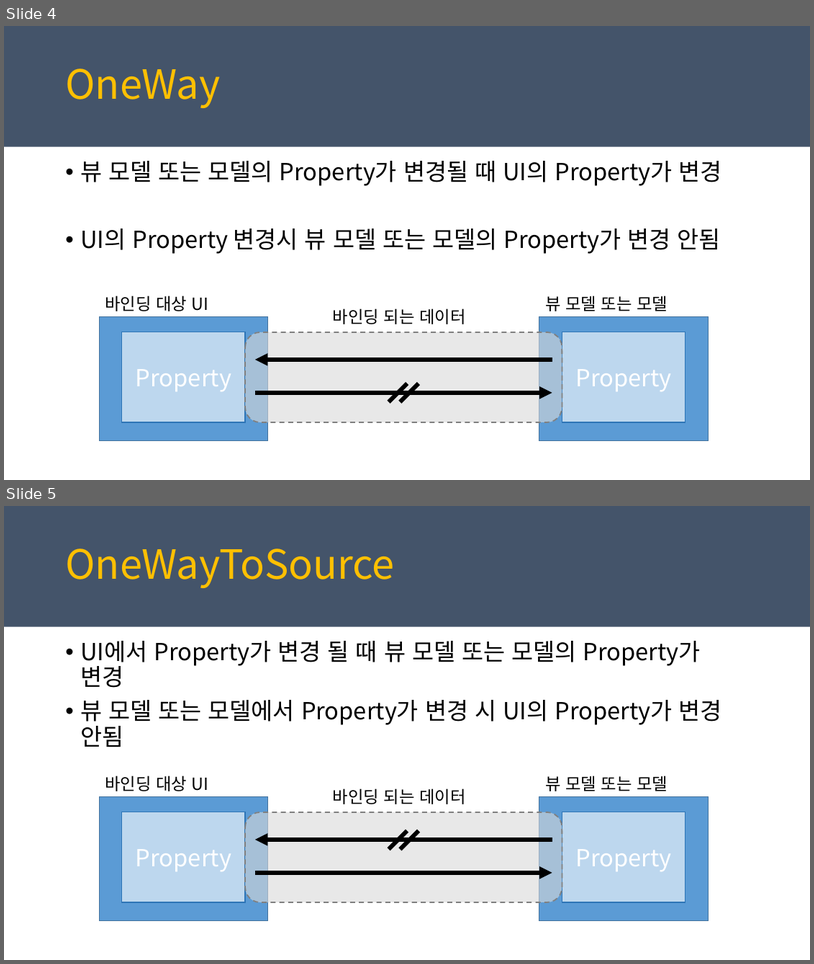
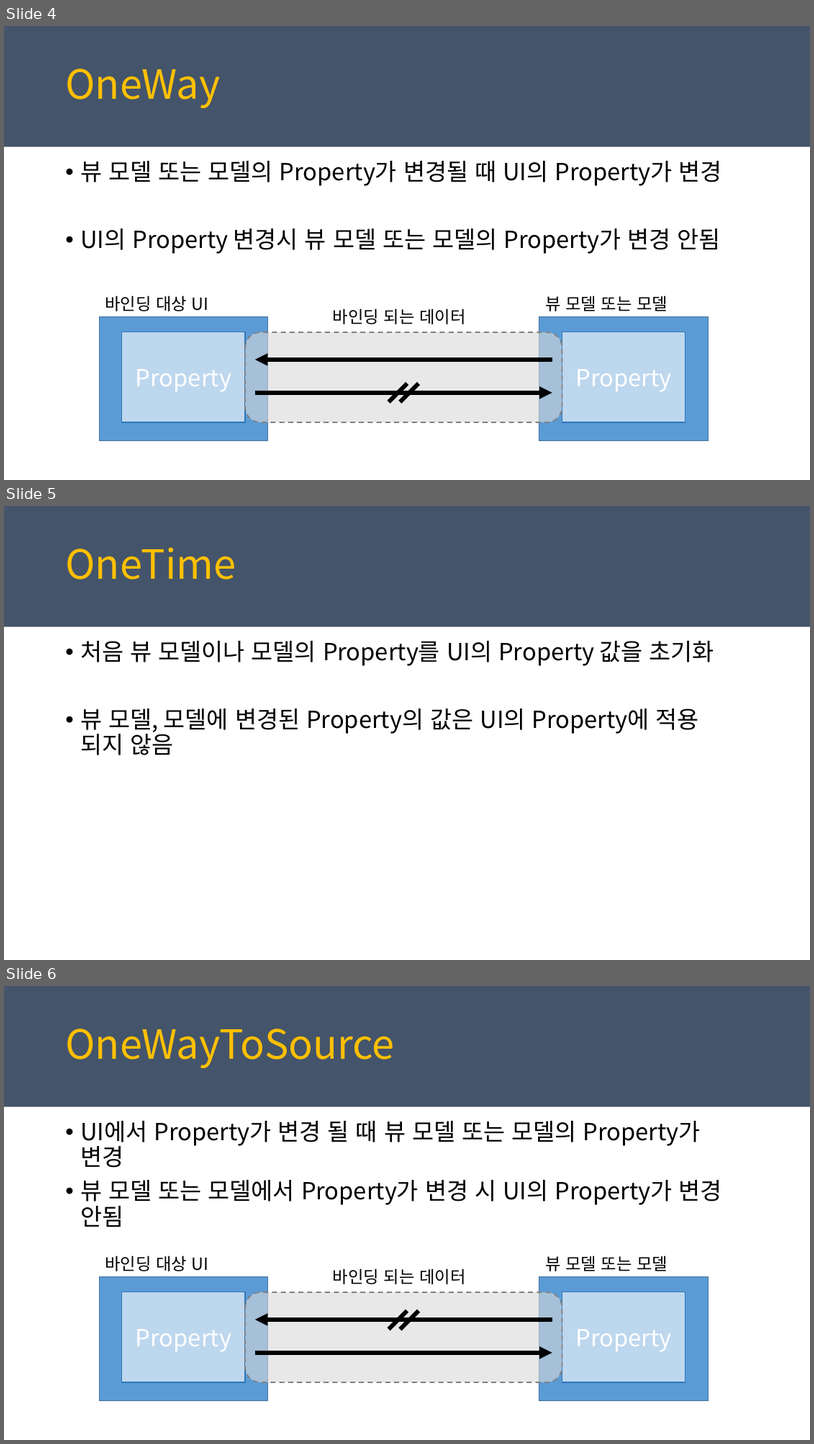
Before and after one commit to juniair/Summary-PPT, a slide deck: PRISM_MVVM_사용.pptx. Shown one above the other, each under a label of ours: slides 4 and 5 before the commit, slides 4, 5 and 6 after it. The pictures are 814x964 and 814x1444 pixels, drawn with LibreOffice and Linux fonts; fonts in the diff are those of the drawing. Boxes give left, top, right and bottom in pixels: in the first picture for what was removed or moved away, otherwise in the second. Text is boxed around its words. In the diff, an @@ line names an element or a change of style, - is before the commit and + after.

```diff
--- a/PRISM_MVVM_사용.pptx
+++ b/PRISM_MVVM_사용.pptx
@@ slide 5 added at box(4, 506, 810, 960), background #FFFFFF; not listed: 1 template element that a slide beside it also shows @@
@@ text added at box(65, 547, 236, 579), 48 pt, text #FFC000 @@
+OneTime
@@ text added at box(80, 641, 715, 755), 28 pt, text #000000 @@
+• 처음 뷰 모델이나 모델의 Property를 UI의 Property 값을 초기화
+• 뷰 모델, 모델에 변경된 Property의 값은 UI의 Property에 적용 되지 않음
@@ what was slide 5 is now slide 6 @@
```
Also in this commit, not shown: 4 slides changed, 2 other slides added, 1 slide removed, 1 other file.
